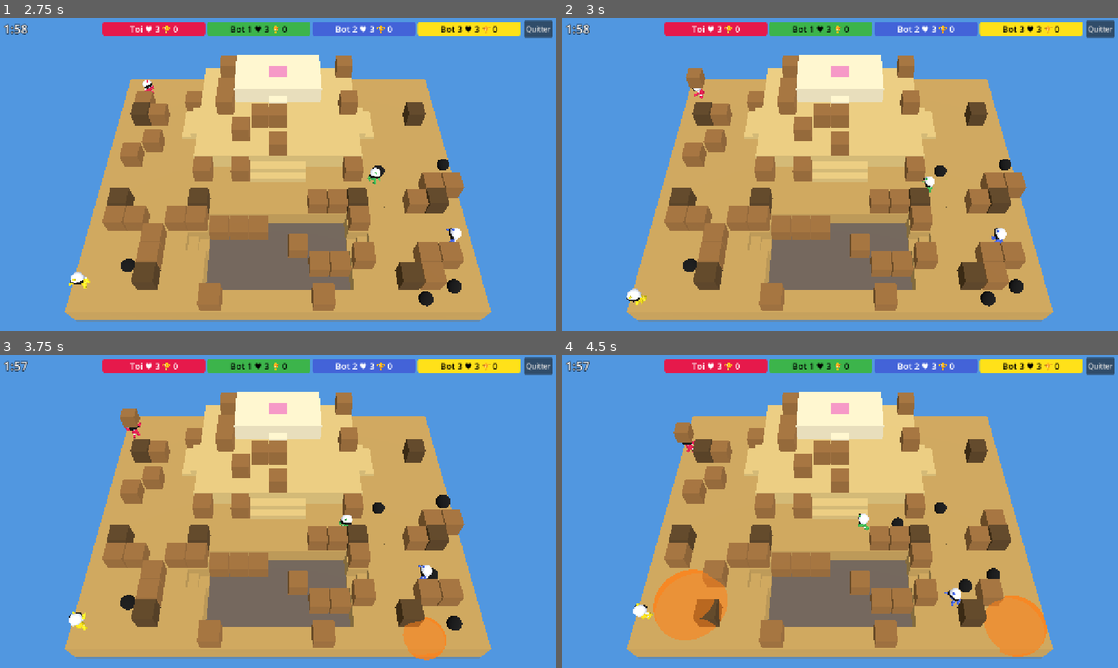
Above: before the commit, frames 1-4 (two rows, left to right).
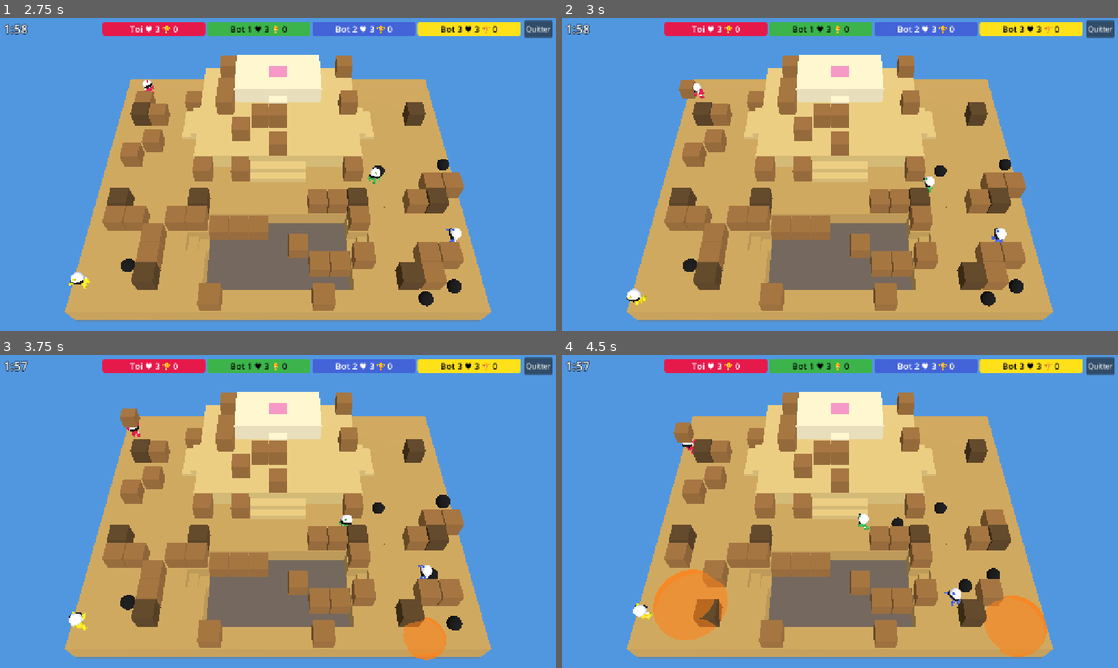
Above: after the commit, the same moments.

Repository: PaulDoazan/bomberman
Game: Godot game, scene res://src/ui/settings_screen.tscn
The game is run twice, just before and just after one commit, with the same random seed, the same clock (stepped at 60 frames per second) and the same inputs.
Inputs (mouse positions are in pixels of both pictures, inside the frame that each line leads up to):
- Up to frame 1 (2.75 s): click "Jouer" at 0.5 s; move the mouse to (250, 237) at 1.27 s; hold Up (move_up) 1.28-2 s; hold Right mouse button (action) 1.28-2 s; click (250, 237) at 1.55 s; drag from (444, 221) to (250, 237) at 2.02 s
- Up to frame 2 (3 s): move the mouse to (673, 127) at 2.77 s; hold Left (move_left) from 2.78 s (still down); hold Right mouse button (action) from 2.78 s (still down)
- Up to frame 3 (3.75 s): click (111, 464) at 3.05 s; release Left (move_left) at 3.5 s; release Right mouse button (action) at 3.5 s; drag from (305, 511) to (111, 464) at 3.52 s
- Up to frame 4 (4.5 s): move the mouse to (756, 433) at 4.27 s; hold Down (move_down) from 4.28 s (still down); hold Space (place_bomb) from 4.28 s (still down)

Frame 1 is identical in both runs. In frame 2, 0.3% of the frame differs, in the area x 21-26%, y 16-26%; in frame 3, less than 0.1%; in frame 4, less than 0.1%.

Commit message:
Add pick-up, arms-up hold and throw moves
Picking something up crouches, reaches for it and rises with the arms
up, the object following the hands from where it lay. Holding keeps both
arms raised, over the run when moving; throwing swings them back then
flings them forward. They replace the model's Lift and Carry.

Co-Authored-By: Claude Opus 5.5 <noreply@anthropic.com>
Claude-Session: https://claude.ai/code/session_01PVXherTcHxbaswwVEkBtqt

Diff:
--- a/src/game/actors_view.gd
+++ b/src/game/actors_view.gd
@@ -18,14 +18,15 @@
 const TINT_SHADER := preload("res://src/game/player_tint.gdshader")
 const MODEL_SCALE := 1.2 / 1.75 # the model is 1.75 units tall; players stand about 1.2 cells
 const TURN_SPEED := 0.35 # fraction of the remaining angle turned per tick
-const LIFT_TIME := 0.3 # seconds the lift animation is squeezed into
-const LOOPED_ANIMS := ["Idle", "Walk", "Run", "Carry"]
-const ONE_SHOT_ANIMS := ["Lift", "Kick"] # played to the end before going back to the others
+const LOOPED_ANIMS := ["Idle", "Walk", "Run"]
+const ONE_SHOT_ANIMS := ["PickUp", "Kick", "Throw"] # played to the end before going back to the others
 # Moves built from the Idle pose (the model has none of its own). Each key is [time, turns],
 # a turn being a bone's rotation in degrees about the body's axes, on top of its parent's:
-# about X (sideways) negative swings a leg forward or leans back, positive bends a knee; about
-# Z (forward) it tilts sideways. "Hips_y" lowers the hips (skeleton units). Bones a move turns
-# somewhere are back to the Idle pose in the keys that leave them out.
+# about X (sideways) negative swings a leg or an arm forward (then up) or leans back, positive
+# bends a knee or leans forward; about Z (forward) positive moves a bone towards the body's
+# left. "Hips_y" lowers the hips (skeleton units). Bones a move turns somewhere are back to the
+# Idle pose in the keys that leave them out. A move "on" another animation plays it underneath,
+# with the turned bones held still; without keys it lasts as long as that animation.
 const KICK := {"loop": false, "keys": [
 	[0.0, {}],
 	[0.1, {"RightUpLeg": Vector3(25, 0, 0), "RightLeg": Vector3(70, 0, 0)}],
@@ -36,6 +37,29 @@
 # Sitting on the ground, knocked out, the head lolling from side to side.
 const SIT := {"Hips_y": -0.3, "RightUpLeg": Vector3(-80, 0, 0), "LeftUpLeg": Vector3(-80, 0, 0),
 		"RightLeg": Vector3(15, 0, 0), "LeftLeg": Vector3(15, 0, 0), "Spine": Vector3(-15, 0, 0)}
+# Both arms raised beside the head, holding a bomb, a block or a player up there.
+const ARMS_UP := {"RightArm": Vector3(-170, 0, -35), "LeftArm": Vector3(-170, 0, 35),
+		"RightForeArm": Vector3(0, 0, 25), "LeftForeArm": Vector3(0, 0, -25)}
+const HOLD := {"loop": true, "on": "Idle"}
+const HOLD_RUN := {"loop": true, "on": "Run"}
+# Crouching with the arms down in front to grab what lies ahead, then rising with it overhead.
+const PICK_UP := {"loop": false, "keys": [
+	[0.0, {}],
+	[0.1, {"Hips_y": -0.09, "RightUpLeg": Vector3(-50, 0, 0), "LeftUpLeg": Vector3(-50, 0, 0),
+			"RightLeg": Vector3(90, 0, 0), "LeftLeg": Vector3(90, 0, 0),
+			"RightFoot": Vector3(-40, 0, 0), "LeftFoot": Vector3(-40, 0, 0), "Spine": Vector3(35, 0, 0),
+			"RightArm": Vector3(-40, 0, 0), "LeftArm": Vector3(-40, 0, 0)}],
+	[0.3, ARMS_UP],
+]}
+const PICK_UP_GRAB := 0.1 # time in PICK_UP when the hands reach what they lift
+# Arms swung back over the head, then flung forward while leaning in.
+const THROW := {"loop": false, "keys": [
+	[0.0, ARMS_UP],
+	[0.08, {"RightArm": Vector3(-200, 0, -25), "LeftArm": Vector3(-200, 0, 25), "Spine": Vector3(-12, 0, 0),
+			"RightForeArm": Vector3(0, 0, 25), "LeftForeArm": Vector3(0, 0, -25)}],
+	[0.18, {"RightArm": Vector3(-95, 0, 0), "LeftArm": Vector3(-95, 0, 0), "Spine": Vector3(20, 0, 0)}],
+	[0.45, {}],
+]}
 const STUNNED := {"loop": true, "keys": [
 	[0.0, {"Head": Vector3(15, 0, 18), "Spine1": Vector3(0, 0, 4)}],
 	[0.7, {"Head": Vector3(15, 0, -18), "Spine1": Vector3(0, 0, -4)}],
@@ -57,6 +81,8 @@
 	var placed := false
 	var seen_death := -1 # died_tick already handled, so each death leaves one body
 	var seen_kick := -1 # kick_tick already animated
+	var seen_throw := -1 # throw_tick already animated
+	var lift_from := Vector3.ZERO # where what is being picked up lay, from the player's feet
 
 var _players: Dictionary = {} # id -> PlayerNode
 var _bombs: Dictionary = {} # id -> MeshInstance3D
@@ -164,28 +190,33 @@
 		var lib := ap.get_animation_library("")
 		lib.add_animation("Kick", _make_move(ap, sk, KICK))
 		lib.add_animation("Stunned", _make_move(ap, sk, STUNNED, SIT))
+		lib.add_animation("PickUp", _make_move(ap, sk, PICK_UP))
+		lib.add_animation("Hold", _make_move(ap, sk, HOLD, ARMS_UP))
+		lib.add_animation("HoldRun", _make_move(ap, sk, HOLD_RUN, ARMS_UP))
+		lib.add_animation("Throw", _make_move(ap, sk, THROW))
 	return model
 
-# The Idle pose at its first frame, every track keyed once, turned per the move's keys (and
-# per base at every key).
+# The Idle pose at its first frame (or the animation the move is "on"), every track keyed, with
+# the bones turned per the move's keys (and per base at every key).
 static func _make_move(ap: AnimationPlayer, sk: Skeleton3D, move: Dictionary, base := {}) -> Animation:
 	var idle := ap.get_animation("Idle")
 	var prefix := String(idle.track_get_path(0)).get_slice(":", 0) + ":mixamorig_"
-	var keys: Array = move["keys"]
-	var anim := Animation.new()
+	var src := ap.get_animation(move.get("on", "Idle"))
+	var keys: Array = move.get("keys", [[0.0, {}], [src.length, {}]])
+	var anim: Animation = src.duplicate() if move.has("on") else Animation.new()
 	anim.length = keys[-1][0]
-	if move["loop"]:
-		anim.loop_mode = Animation.LOOP_LINEAR
-	for t in idle.get_track_count():
-		var k := anim.add_track(idle.track_get_type(t))
-		anim.track_set_path(k, idle.track_get_path(t))
-		match idle.track_get_type(t):
-			Animation.TYPE_POSITION_3D:
-				anim.position_track_insert_key(k, 0.0, idle.position_track_interpolate(t, 0.0))
-			Animation.TYPE_ROTATION_3D:
-				anim.rotation_track_insert_key(k, 0.0, idle.rotation_track_interpolate(t, 0.0))
-			Animation.TYPE_SCALE_3D:
-				anim.scale_track_insert_key(k, 0.0, idle.scale_track_interpolate(t, 0.0))
+	anim.loop_mode = Animation.LOOP_LINEAR if move["loop"] else Animation.LOOP_NONE
+	if not move.has("on"):
+		for t in idle.get_track_count():
+			var k := anim.add_track(idle.track_get_type(t))
+			anim.track_set_path(k, idle.track_get_path(t))
+			match idle.track_get_type(t):
+				Animation.TYPE_POSITION_3D:
+					anim.position_track_insert_key(k, 0.0, idle.position_track_interpolate(t, 0.0))
+				Animation.TYPE_ROTATION_3D:
+					anim.rotation_track_insert_key(k, 0.0, idle.rotation_track_interpolate(t, 0.0))
+				Animation.TYPE_SCALE_3D:
+					anim.scale_track_insert_key(k, 0.0, idle.scale_track_interpolate(t, 0.0))
 	var turned := {}
 	for key: Array in keys:
 		turned.merge(key[1])
@@ -202,7 +233,8 @@
 			anim.track_set_path(k, path)
 		else:
 			start = anim.track_get_key_value(k, 0)
-			anim.track_remove_key(k, 0)
+			while anim.track_get_key_count(k) > 0:
+				anim.track_remove_key(k, 0)
 		for key: Array in keys:
 			var turn: Variant = key[1].get(bone, base.get(bone, 0.0 if is_pos else Vector3.ZERO))
 			if is_pos:
@@ -297,6 +329,7 @@
 			n = _make_player(mp.color if mp != null else Color.WHITE)
 			n.seen_death = p.died_tick
 			n.seen_kick = p.kick_tick
+			n.seen_throw = p.throw_tick
 			_players[id] = n
 		if p.died_tick != n.seen_death:
 			n.seen_death = p.died_tick
@@ -338,15 +371,38 @@
 			n.stars.rotation.y = _time * STAR_SPIN
 			n.stars.position.y = SIT_STAR_HEIGHT if _sitting(p) else STAR_HEIGHT
 		n.model.rotation.y = lerp_angle(n.model.rotation.y, _yaw(p.aim), TURN_SPEED)
+		if n.last_held == PlayerState.Held.NONE and p.held != PlayerState.Held.NONE:
+			n.lift_from = _lying_at(world, p) - Vector3(pos.x, n.y_smooth, pos.y)
 		var kicked := p.kick_tick != n.seen_kick
 		n.seen_kick = p.kick_tick
-		_animate(n, p, kicked)
+		var threw := p.throw_tick != n.seen_throw
+		n.seen_throw = p.throw_tick
+		_animate(n, p, kicked, threw)
 		if p.invulnerable_timer > 0.0 and not ghost:
 			n.model.visible = int(_time * 10.0) % 2 == 0
 		else:
 			n.model.visible = true
 		n.held_bomb.visible = p.held == PlayerState.Held.BOMB
 		n.held_block.visible = p.held == PlayerState.Held.BLOCK
+		n.held_bomb.position = _held_at(n)
+		n.held_block.position = _held_at(n)
+
+# Centre of what p just picked up, where it lay before (the drawn bomb, or the block's cell).
+func _lying_at(world: World, p: PlayerState) -> Vector3:
+	if p.held == PlayerState.Held.BOMB and _bombs.has(p.held_id):
+		return _tracks[_bombs[p.held_id]][1]
+	var c := p.cell() + p.facing
+	return Vector3(c.x + 0.5, _cell_y(world, Arena.center_of(c)) + 0.5 * _block_mesh.size.y, c.y + 0.5)
+
+# Where what a player holds is drawn, from their feet: where it lay until the hands reach it
+# while picking it up, then rising with them overhead.
+static func _held_at(n: PlayerNode) -> Vector3:
+	var top := Vector3(0.0, CARRY_HEIGHT, 0.0)
+	if n.anim.current_animation != "PickUp":
+		return top
+	var length := n.anim.current_animation_length
+	var s := clampf((n.anim.current_animation_position - PICK_UP_GRAB) / (length - PICK_UP_GRAB), 0.0, 1.0)
+	return n.lift_from.lerp(top, s)
 
 # Yaw that turns the model (facing +Z) towards an aim direction on the grid (x -> X, y -> Z).
 static func _yaw(aim: Vector2i) -> float:
@@ -356,8 +412,9 @@
 static func _sitting(p: PlayerState) -> bool:
 	return p.stun_timer > 0.0 and p.life == PlayerState.Life.ALIVE and p.carried_by < 0
 
-# Idle, run, kick, lift, carry, then sitting knocked out, from what the player is doing this tick.
-func _animate(n: PlayerNode, p: PlayerState, kicked: bool) -> void:
+# Idle, run, kick, pick up, hold, throw, then sitting knocked out, from what the player is doing
+# this tick.
+func _animate(n: PlayerNode, p: PlayerState, kicked: bool, threw: bool) -> void:
 	var moved := n.last_pos != Vector2.INF and p.pos.distance_to(n.last_pos) > 0.01
 	n.last_pos = p.pos
 	var lifting := n.last_held == PlayerState.Held.NONE and p.held != PlayerState.Held.NONE
@@ -369,8 +426,10 @@
 			n.anim.play("Kick", 0.05)
 		return
 	if lifting:
-		var lift := n.anim.get_animation("Lift").length
-		n.anim.play("Lift", 0.1, lift / LIFT_TIME)
+		n.anim.play("PickUp", 0.05)
+		return
+	if threw:
+		n.anim.play("Throw", 0.05)
 		return
 	var sitting := _sitting(p)
 	if not sitting and n.anim.current_animation in ONE_SHOT_ANIMS and n.anim.is_playing():
@@ -380,7 +439,7 @@
 		want = "Stunned"
 	elif p.life == PlayerState.Life.ALIVE and p.carried_by < 0:
 		if p.held != PlayerState.Held.NONE:
-			want = "Carry"
+			want = "HoldRun" if moved else "Hold"
 		elif moved:
 			want = "Run"
 	if n.anim.current_animation != want:
--- a/src/sim/carry.gd
+++ b/src/sim/carry.gd
@@ -116,6 +116,7 @@
 	world.flying.append(f)
 	p.held = PlayerState.Held.NONE
 	p.held_id = -1
+	p.throw_tick = world.tick
 
 # Carried players follow their carrier and break free when their timer runs out.
 static func update_carried(world: World) -> void:
--- a/src/sim/player_state.gd
+++ b/src/sim/player_state.gd
@@ -27,6 +27,7 @@
 var possess_cooldown := 0.0
 var died_tick := -1
 var kick_tick := -1 # tick of the last kick, for the view
+var throw_tick := -1 # tick of the last throw, for the view
 
 func cell() -> Vector2i:
 	return Arena.cell_of(pos)
--- a/tests/test_kick_view.gd
+++ b/tests/test_moves_view.gd
@@ -44,3 +44,34 @@
 	view.sync(w, ms)
 	assert_eq(n.anim.current_animation, "Idle", "relevé")
 	view.free()
+
+# Picking a bomb up crouches and lifts it from the ground to overhead, holding keeps the arms
+# up, and throwing it flings the arms forward.
+func test_pick_up_hold_then_throw() -> void:
+	var ms := MatchState.new(SimConfig.new(), RandomNumberGenerator.new())
+	var w := ms.world
+	var view := ActorsView.new()
+	view._ready()
+	w.add_bomb(0, w.players[0].cell(), 100.0)
+	view.sync(w, ms)
+	var n: ActorsView.PlayerNode = view._players[0]
+	var act := PlayerIntent.new()
+	act.action = true
+	w.step({0: act})
+	view.sync(w, ms)
+	assert_eq(n.anim.current_animation, "PickUp", "ramasse")
+	assert_true(n.held_bomb.position.y < 0.5, "la bombe part du sol")
+	n.anim.advance(0.2)
+	view.sync(w, ms)
+	var y := n.held_bomb.position.y
+	assert_true(y > 0.5 and y < ActorsView.CARRY_HEIGHT, "monte avec les mains")
+	n.anim.advance(0.2)
+	view.sync(w, ms)
+	assert_almost(n.held_bomb.position.y, ActorsView.CARRY_HEIGHT, 0.01, "au-dessus de la tête")
+	w.step({})
+	view.sync(w, ms)
+	assert_eq(n.anim.current_animation, "Hold", "bras en haut")
+	w.step({0: act})
+	view.sync(w, ms)
+	assert_eq(n.anim.current_animation, "Throw", "lance")
+	view.free()
Renamed: tests/test_kick_view.gd.uid -> tests/test_moves_view.gd.uid
